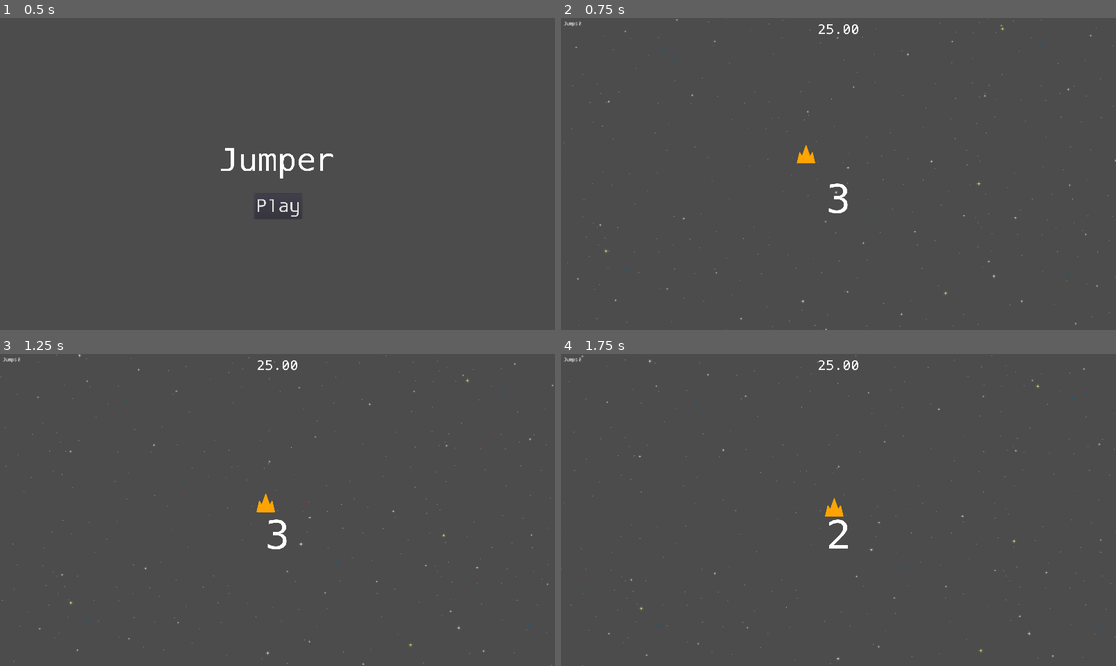
Above: before the commit, frames 1-4 (two rows, left to right).
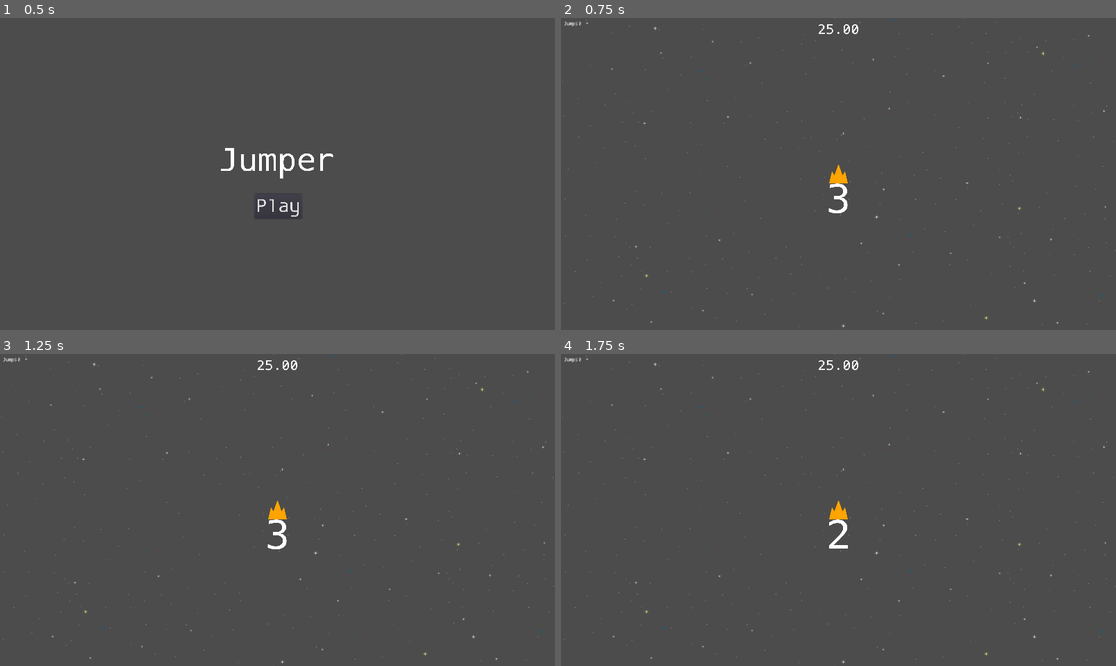
Above: after the commit, the same moments.

Repository: sombrerosheep/jumper
Game: Godot game, scene res://scenes/Main.tscn
Same seed, same stepped clock (60 frames per second), same inputs: the game is played once before the commit and once after it.
Inputs:
- Up to frame 1 (0.5 s): no input
- Up to frame 2 (0.75 s): click "Play" at 0.5 s
- Up to frame 3 (1.25 s): no input
- Up to frame 4 (1.75 s): hold D (right) from 1.28 s (still down)

Frame 1 is identical in both runs. In frame 2, 0.6% of the frame differs, in the area x 0-100%, y 0-100%; in frame 3, 0.6%; in frame 4, 0.4%.

Commit message:
smoother start
no drift when starting

Diff:
--- a/scripts/Camera2D.gd
+++ b/scripts/Camera2D.gd
@@ -16,7 +16,10 @@
 		position = lerp(position, target.position, delta * lerp_weight)
 
 	position = Utilities.Vector2_clamp(position, clamp_min, clamp_max)
-	# position = position.clamp(clamp_min, clamp_max)
+
+func setup(pos: Vector2, b: Vector2):
+	position = pos
+	set_bounds(b)
 
 func set_bounds(b: Vector2):
 	var viewport = get_viewport_rect().size
--- a/scripts/Game.gd
+++ b/scripts/Game.gd
@@ -30,10 +30,10 @@
 	jumps = 0
 	play_time = init_play_time
 
+	$Ship.start(Vector2(0,0), world_sz)
+
+	$MainCamera.setup($Ship.position, world_sz)
 	$MainCamera.set_target($Ship)
-	$MainCamera.set_bounds(world_sz)
-
-	$Ship.start(Vector2(0,0), world_sz)
 
 	setup_level()
 	$StartCountdown.init(ready_countdown, ready_message)
